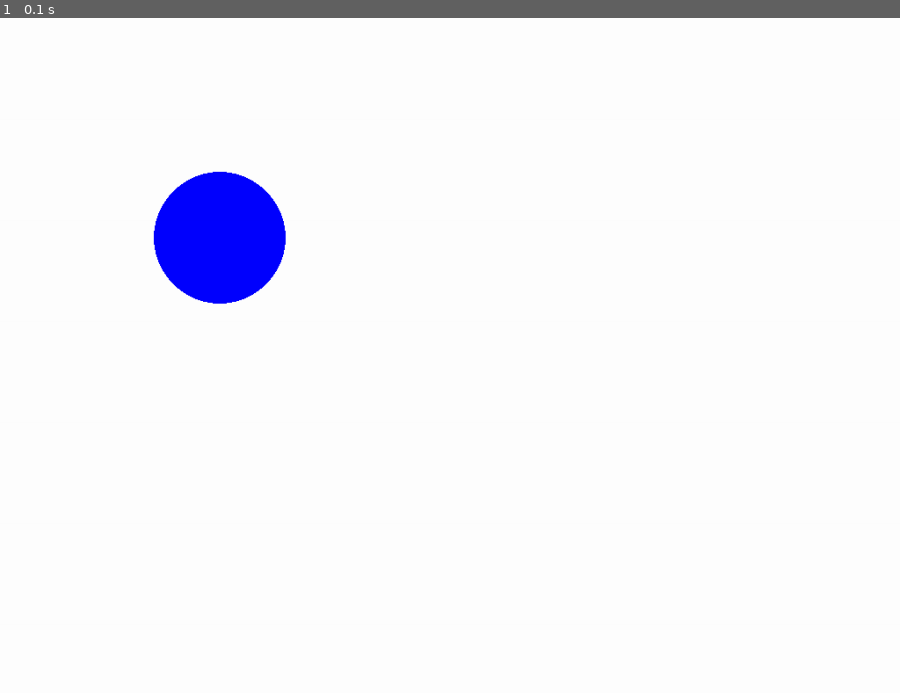
Above: before the commit, frame 1.
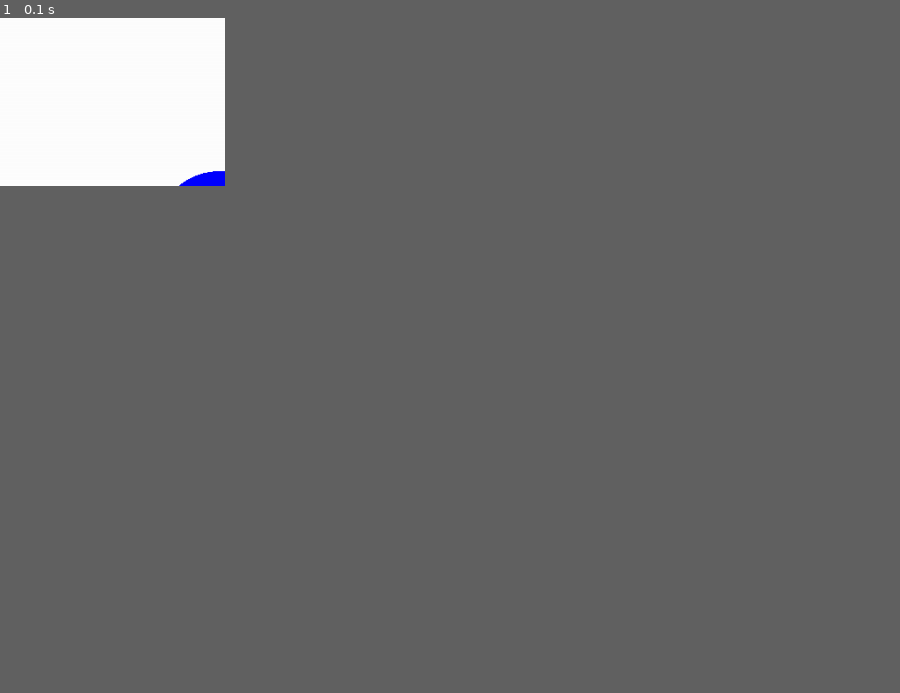
Above: after the commit, the same moment.

Repository: rodrigogapires/jetpac
Game: pygame game, started from pygametest.py
Same seed, same stepped clock (60 frames per second), same inputs: the game is played once before the commit and once after it.
Inputs:
- Up to frame 1 (0.1 s): no input
In our replay, the window is 900x675 before the commit and 225x168 after it. These sizes can differ from the game's own. Grey fills any space a smaller window leaves; there, only what the larger window draws over its background counts as a difference.

The runs differ from the first frame. In frame 1, 2.2% of the frame differs, in the area x 17-32%, y 22-43%.

Commit message:
resolucao e tecla para sair

Diff:
--- a/pygametest.py
+++ b/pygametest.py
@@ -13,7 +13,7 @@
 pygame.init()
 
 screen = pygame.display.set_mode(
-    [1024, 768], pygame.FULLSCREEN | pygame.DOUBLEBUF | pygame.HWSURFACE, 32)
+    [256, 192], pygame.FULLSCREEN | pygame.DOUBLEBUF | pygame.HWSURFACE, 32)
 
 running = True
 while running:
@@ -21,9 +21,11 @@
     screen.fill((255, 255, 255))
 
     for event in pygame.event.get():
-        if event.type == QUIT:
-            running = False
+        if event.type == KEYDOWN:
+            if event.key == K_ESCAPE:
+                running = False
 
     pygame.draw.circle(screen, (0, 0, 255), (250, 250), 75)
     pygame.display.flip()
+
 pygame.quit()
